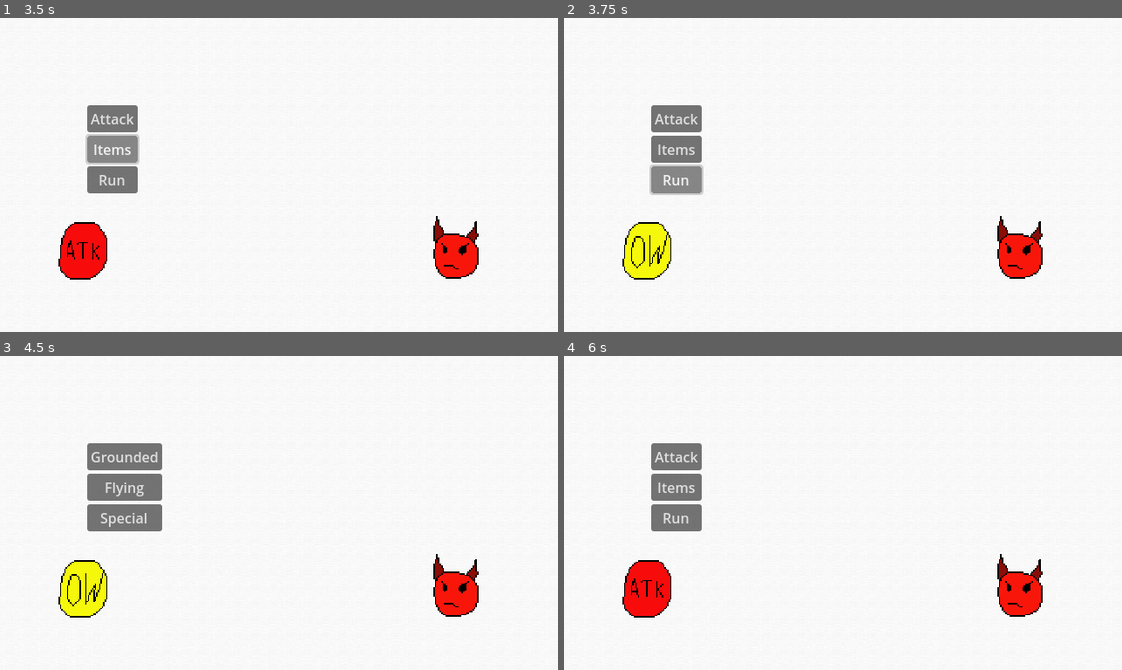
Above: before the commit, frames 1-4 (two rows, left to right).
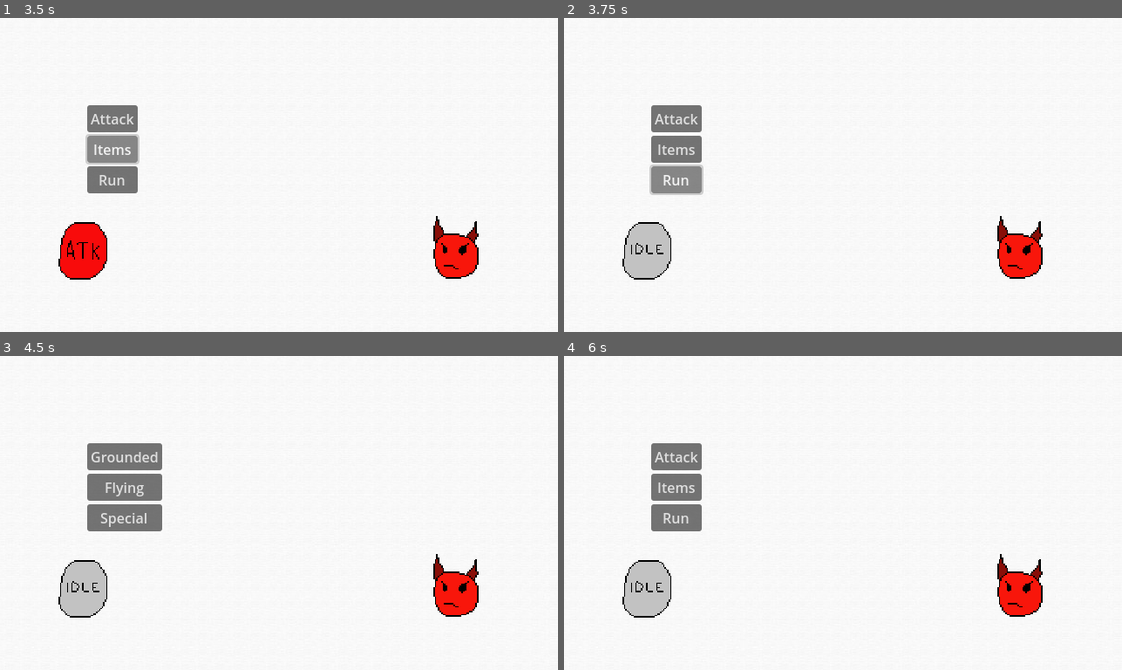
Above: after the commit, the same moments.

Repository: greeeegartur/cgvr-thesis
Game: Godot game, scene res://Scenes/CombatScene.tscn
Same seed, same stepped clock (60 frames per second), same inputs: the game is played once before the commit and once after it. Before the commit the project has no main scene; this scene is started directly in both runs.
Inputs (mouse positions are in pixels of both pictures, inside the frame that each line leads up to):
- Up to frame 1 (3.5 s): click "Attack" at 0.5 s; click "Grounded" at 1.25 s; click (457, 187) at 2 s; click "Items" at 2.75 s
- Up to frame 2 (3.75 s): click "Run" at 3.5 s
- Up to frame 3 (4.5 s): click "Attack" at 4.25 s
- Up to frame 4 (6 s): click "Flying" at 5 s; click (1021, 525) at 5.75 s

Frame 1 is identical in both runs. In frame 2, 1.2% of the frame differs, in the area x 10-20%, y 65-83%; in frame 3, 1.2%; in frame 4, 1.2%.

Commit message:
Pattern base
Added the initial pattern structure that can be implemented with animations and eventually be blockable for the player
Also reworked enemy structures for this and made enemies and their patterns resources instead of being typed manually in EnemyDatabase

Diff:
--- a/droidream/Scripts/Combat/CombatEntity.gd
+++ b/droidream/Scripts/Combat/CombatEntity.gd
@@ -13,32 +13,28 @@
 var defense := 0
 var snapped_max := 1
 var snapped := 0
+var attack_patterns : Array[EnemyAttackPattern]
 var type : CombatTypes.EntityType # can be "GROUNDED", "FLYING" and "SPECIAL", never "PLAYER"
 var minigame_id := ""
 
 # Loads enemy info for entity via enemy_id string
-# enemy_id string must be present in global EnemyDatabase.gd
+# enemy_id string must be present on an enemy resource in the Data folder
 func load_from_enemy_id(enemy_id: String) -> void:
-	var data := EnemyDatabase.get_enemy(enemy_id)
-	if data.is_empty():
-		return
+	var data = EnemyDatabase.get_enemy(enemy_id)
 
 	entity_name = data.name
 	type = data.type
-	max_hp = data.max_hp
 	hp = data.max_hp
 	attack_power = data.attack
 	defense_max = data.defense
 	defense = defense_max
 	snapped_max = data.snapped_max
-	snapped = 0
 	minigame_id = data.minigame_id
-	is_player = false
+	attack_patterns = data.attack_patterns
 
 
 #Loads player data from PlayerData object
 func load_from_player() -> void:
-	entity_name = "Player"
 	is_player = true
 	max_hp = PlayerData.max_hp
 	hp = PlayerData.hp
--- a/droidream/Scripts/Combat/CombatManager.gd
+++ b/droidream/Scripts/Combat/CombatManager.gd
@@ -55,7 +55,11 @@
 	turn = "enemy"
 	print("Enemy attacks!")
 	# TO-DO Enemy AI to identify possible moves
-	_enemy_attack() # For now – ideally I want enemy AIs to act in specific ways, not just attack all the time
+
+	# Picks a random pattern of the current enemy
+	var pattern = enemy.attack_patterns.pick_random()
+	_play_enemy_attack_pattern(pattern)
+	# _enemy_attack() # For now – ideally I want enemy AIs to act in specific ways, not just attack all the time
 
 func _end_combat(victory: bool):
 	# Freeze turn logic (not necessary anymore)
@@ -154,6 +158,64 @@
 		# Also deal damage to player
 		player.hp -= enemy.attack_power # TO-DO Adjust for player gear reducing damage in the future
 		print("Minigame failed. Enemy defense restored to %.1f" % enemy.defense)
+
+func _play_enemy_attack_pattern(pattern: EnemyAttackPattern):
+	print("Enemy uses attack pattern:", pattern.pattern_id)
+
+	var elapsed := 0.0
+	var hit_index := 0
+
+	# TO-DO Be driven by AnimationPlayer
+	while elapsed < pattern.total_duration:
+		await get_tree().process_frame
+		elapsed += get_process_delta_time()
+
+		# Hit processing logic
+		if hit_index < pattern.hits.size(): # Checks for how many times the attack will hit, also is a failsafe for checking if the pattern is valid/exists at all
+			var hit := pattern.hits[hit_index]
+			if elapsed >= hit.time:
+				# Works the attack's hitting logic, including the player's blocking window
+				_apply_enemy_hit(hit)
+				hit_index += 1 # If the attack has multiple hits, it'll process all of them
+
+	# End of attack
+	if player.hp <= 0:
+		_end_combat(false)
+	else:
+		_player_turn()
+
+
+# Logic for applying an enemy attack's damage
+func _apply_enemy_hit(hit: Dictionary):
+	var base_damage := enemy.attack_power
+	var hit_mult = hit.damage_multiplier
+
+	# TO-DO Check if "- player.defense" is fair, maybe multiplier based negation is better
+	var damage = max(0, base_damage * hit_mult - player.defense)
+	var block_window: Vector2 = hit.block_window
+
+	# Checks if the player blocked the attack
+	var blocked = _check_player_block(block_window)
+
+	if blocked:
+		damage *= 0.5
+		print("Blocked! Damage reduced.")
+
+	player.hp -= damage
+	print("Player takes %.1f damage → HP %.1f" % [damage, player.hp])
+
+# Logic for checking if the player has blocked an enemy attack
+func _check_player_block(window: Vector2) -> bool:
+	# window.x = block start time
+	# window.y = block end time
+
+	# TO-DO:
+	# - Show UI prompt
+	# - Listen for input
+	# - Check if input happened within window
+
+	return false
+
 
 # The enemy's attacking logic, doesn't take any parameters as the player is not affected by type attacks
 func _enemy_attack():
--- /dev/null
+++ b/droidream/Scripts/Data/Attack_Patterns/beetle_tackle.tres
@@ -0,0 +1,15 @@
+[gd_resource type="Resource" script_class="EnemyAttackPattern" load_steps=2 format=3 uid="uid://domaj7lm4s3o8"]
+
+[ext_resource type="Script" uid="uid://by18pvdsekurc" path="res://Scripts/Data/EnemyAttackPattern.gd" id="1_bn2bn"]
+
+[resource]
+script = ExtResource("1_bn2bn")
+pattern_id = "beetle_tackle"
+animation_name = "tackle"
+total_duration = 3.0
+hits = Array[Dictionary]([{
+"block_window": Vector2(2, 2.2),
+"damage_multiplier": 1.0,
+"time": 2.2
+}])
+metadata/_custom_type_script = "uid://by18pvdsekurc"
--- /dev/null
+++ b/droidream/Scripts/Data/Enemies/beetle.tres
@@ -0,0 +1,17 @@
+[gd_resource type="Resource" script_class="EnemyInfo" load_steps=4 format=3 uid="uid://uakolov6gkf"]
+
+[ext_resource type="Script" uid="uid://by18pvdsekurc" path="res://Scripts/Data/EnemyAttackPattern.gd" id="1_ua3kc"]
+[ext_resource type="Resource" uid="uid://domaj7lm4s3o8" path="res://Scripts/Data/Attack_Patterns/beetle_tackle.tres" id="2_ijlsq"]
+[ext_resource type="Script" uid="uid://c8hmcdrkefq7i" path="res://Scripts/Data/EnemyInfo.gd" id="2_osir5"]
+
+[resource]
+script = ExtResource("2_osir5")
+enemy_id = "enemy_beetle"
+name = "Giant Beetle"
+max_hp = 7.0
+attack = 1
+defense = 10.0
+snapped_max = 1
+minigame_id = "beetle_rush"
+attack_patterns = Array[ExtResource("1_ua3kc")]([ExtResource("2_ijlsq")])
+metadata/_custom_type_script = "uid://c8hmcdrkefq7i"
--- /dev/null
+++ b/droidream/Scripts/Data/EnemyAttackPattern.gd
@@ -0,0 +1,24 @@
+extends Resource
+
+# This script is for defining initial enemy attack pattern data (will change respectively with each enemy)
+
+class_name EnemyAttackPattern
+
+# Unique for each attack
+@export var pattern_id: String
+
+# Initial animation variables
+@export var animation_name: String = ""
+@export var total_duration: float = 1.0
+
+# Pattern's attack logic, can happen multiple times and is stored as dictionary entries with the following structure:
+# {
+#   "time": float,
+#   "damage_multiplier": float,
+#   "block_window": Vector2(start_time, end_time)
+# }
+#
+# time – when the hit happens (seconds since start)
+# damage_multiplier - damage multiplier for the attack(s)
+# block_window - any interval between "time", shows when the player can block the hit
+@export var hits: Array[Dictionary] = []
--- a/droidream/Scripts/Data/EnemyDatabase.gd
+++ b/droidream/Scripts/Data/EnemyDatabase.gd
@@ -1,8 +1,8 @@
 extends Node
 
-# Global script that holds all necessary enemy info as dictionary entries.
+# Global script that loads all enemy info from Data folder resources
 
-# FORMAT FOR ADDING ENTRIES
+# FORMAT FOR ENEMY INFO
 # Key: string like "monkey1", "monkey_basic" etc.
 # Value: list of dictionaries with following values:
 #	name: string, full name of enemy, like "Jungle Monkey"
@@ -12,22 +12,46 @@
 #	defense: enemy's defense that negates/reduces damage taken, can be reduced
 #	snapped_max: max number of "snaps" for minigame victory condition, meaning how many minigame wins needed for victory
 #	minigame_id: id for loading enemy's specific minigame
+#	attack_patterns: all attack patterns for the enemy, more details in EnemyAttackPattern.gd
+
+# Data folder that contains resources of all enemies
+var FOLDER = "res://Scripts/Data/Enemies/"
+
+# List of enemies that gets filled by Data folder resources
+var ENEMIES : Dictionary
+
+func _ready():
+	_load_enemy_resources()
+
+# Method that loads all enemies from the Data folder path on game startup
+func _load_enemy_resources():
+	ENEMIES.clear()
+
+	var dir := DirAccess.open(FOLDER)
+	if dir == null:
+		push_error("Enemy folder not found: %s" % FOLDER)
+		return
+
+	dir.list_dir_begin()
+	var file_name := dir.get_next()
+
+	while file_name != "":
+		if file_name.ends_with(".tres"):
+			var path : String = FOLDER + file_name
+			var enemy = load(path)
+
+			# Checks correct type
+			if enemy is EnemyInfo:
+				ENEMIES[enemy.enemy_id] = enemy
+			else:
+				push_warning("Not an EnemyInfo resource: %s" % path)
+
+		file_name = dir.get_next()
+
+	dir.list_dir_end()
 
 
-# List of enemies in the format {string: list[dictionary]}, where the list holds dictionary values
-var ENEMIES := {
-	"enemy_beetle": {
-		"name": "Giant Beetle",
-		"type": CombatTypes.EntityType.GROUNDED,
-		"max_hp": 7,
-		"attack": 1,
-		"defense": 10,
-		"snapped_max": 1,
-		"minigame_id": "beetle_rush"
-	}
-}
-
-func get_enemy(id: String) -> Dictionary:
+func get_enemy(id: String):
 	if not ENEMIES.has(id):
 		push_warning("Enemy ID not found: %s" % id)
 		return {}
--- /dev/null
+++ b/droidream/Scripts/Data/EnemyInfo.gd
@@ -0,0 +1,18 @@
+extends Resource
+
+# This script is for defining all necessary enemy info
+
+class_name EnemyInfo
+
+@export var enemy_id: String
+@export var name: String
+@export var type: CombatTypes.EntityType
+
+@export var max_hp: float
+@export var attack: int
+@export var defense: float
+
+@export var snapped_max: int
+@export var minigame_id: String
+
+@export var attack_patterns: Array[EnemyAttackPattern]
--- a/droidream/project.godot
+++ b/droidream/project.godot
@@ -11,6 +11,7 @@
 [application]
 
 config/name="Droidream"
+run/main_scene="uid://b0as27ombq3yp"
 config/features=PackedStringArray("4.5", "GL Compatibility")
 config/icon="res://icon.svg"
 
Not shown, added: droidream/Scripts/Data/EnemyAttackPattern.gd.uid
Not shown, added: droidream/Scripts/Data/EnemyInfo.gd.uid
Not shown, added: droidream/Scripts/Data/.DS_Store
